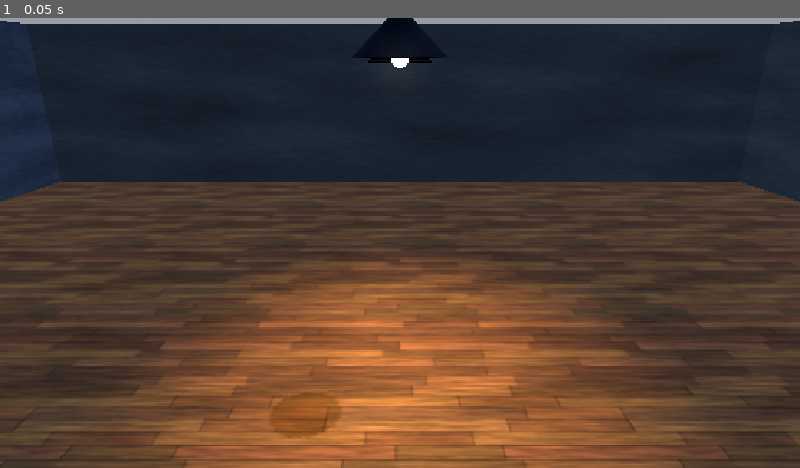
Above: before the commit, frame 1.
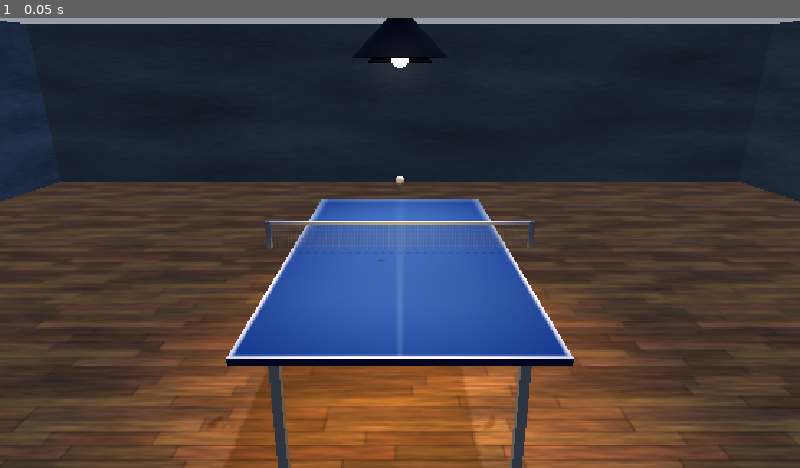
Above: after the commit, the same moment.

Repository: sylvainlap/slapingpong
Game: Godot game, scene res://scenes/main.tscn
Same seed, same stepped clock (60 frames per second), same inputs: the game is played once before the commit and once after it.
Inputs:
- Up to frame 1 (0.05 s): no input

The runs differ from the first frame. In frame 1, 16% of the frame differs, in the area x 26-72%, y 35-100%.

Commit message:
feat(game): add table and ball

Diff:
--- a/scenes/lamp/lamp.tscn
+++ b/scenes/lamp/lamp.tscn
@@ -23,10 +23,12 @@
 [node name="Shade" type="MeshInstance3D" parent="." unique_id=309722845]
 transform = Transform3D(1, 0, 0, 0, 1, 0, 0, 0, 1, 0, 0.1, 0)
 material_override = SubResource("StandardMaterial3D_sugp2")
+cast_shadow = 0
 mesh = SubResource("CylinderMesh_0wfyh")
 
 [node name="Bulb" type="MeshInstance3D" parent="." unique_id=1257445789]
 material_override = SubResource("StandardMaterial3D_104d5")
+cast_shadow = 0
 mesh = SubResource("SphereMesh_kvoag")
 
 [node name="Spot" type="SpotLight3D" parent="." unique_id=690161978]
--- /dev/null
+++ b/scenes/main.gd
@@ -0,0 +1,11 @@
+extends Node3D
+
+
+# Called when the node enters the scene tree for the first time.
+func _ready() -> void:
+	pass # Replace with function body.
+
+
+# Called every frame. 'delta' is the elapsed time since the previous frame.
+func _process(delta: float) -> void:
+	pass
--- a/scenes/main.tscn
+++ b/scenes/main.tscn
@@ -1,8 +1,10 @@
 [gd_scene format=3 uid="uid://c5aeb8v1d0u34"]
 
 [ext_resource type="Texture2D" uid="uid://os6mvojhtlxl" path="res://assets/textures/floor.png" id="1_0wfyh"]
+[ext_resource type="Script" uid="uid://dq74kfpf5npe6" path="res://scenes/main.gd" id="1_tbgi4"]
 [ext_resource type="Texture2D" uid="uid://o42cqub1vxlc" path="res://assets/textures/wall.png" id="2_0wfyh"]
 [ext_resource type="PackedScene" uid="uid://dfvwoi6jtyo4s" path="res://scenes/lamp/lamp.tscn" id="3_sugp2"]
+[ext_resource type="PackedScene" uid="uid://bxv5r4lqf8tyy" path="res://scenes/table/table.tscn" id="4_jyhfs"]
 
 [sub_resource type="ProceduralSkyMaterial" id="ProceduralSkyMaterial_jyhfs"]
 sky_horizon_color = Color(0.66224277, 0.6717428, 0.6867428, 1)
@@ -44,7 +46,15 @@
 size = Vector2(14, 3)
 orientation = 2
 
+[sub_resource type="StandardMaterial3D" id="StandardMaterial3D_qxbf1"]
+albedo_color = Color(0.9607843, 0.9490196, 0.92156863, 1)
+
+[sub_resource type="SphereMesh" id="SphereMesh_ov72x"]
+radius = 0.03
+height = 0.06
+
 [node name="Main" type="Node3D" unique_id=1592676493]
+script = ExtResource("1_tbgi4")
 
 [node name="WorldEnvironment" type="WorldEnvironment" parent="." unique_id=1387784227]
 environment = SubResource("Environment_tefeu")
@@ -86,3 +96,10 @@
 
 [node name="Lamp2" parent="." unique_id=2129690920 instance=ExtResource("3_sugp2")]
 transform = Transform3D(1, 0, 0, 0, 1, 0, 0, 0, 1, 0, 1.25, -0.65)
+
+[node name="Table" parent="." unique_id=1184491034 instance=ExtResource("4_jyhfs")]
+
+[node name="Ball" type="MeshInstance3D" parent="." unique_id=296914072]
+transform = Transform3D(1, 0, 0, 0, 1, 0, 0, 0, 1, 0, 0.5, 0)
+material_override = SubResource("StandardMaterial3D_qxbf1")
+mesh = SubResource("SphereMesh_ov72x")
--- /dev/null
+++ b/scenes/table/table.tscn
@@ -0,0 +1,93 @@
+[gd_scene format=3 uid="uid://bxv5r4lqf8tyy"]
+
+[ext_resource type="Texture2D" uid="uid://dh7gi3wvwx84f" path="res://assets/textures/table.png" id="1_qavd0"]
+[ext_resource type="Texture2D" uid="uid://n2iqbt8lu7u1" path="res://assets/textures/net.png" id="2_ov72x"]
+
+[sub_resource type="StandardMaterial3D" id="StandardMaterial3D_fqe7a"]
+albedo_texture = ExtResource("1_qavd0")
+
+[sub_resource type="PlaneMesh" id="PlaneMesh_fqe7a"]
+size = Vector2(1.5, 2.8)
+
+[sub_resource type="StandardMaterial3D" id="StandardMaterial3D_qavd0"]
+albedo_color = Color(0.039215688, 0.12941177, 0.3019608, 1)
+
+[sub_resource type="BoxMesh" id="BoxMesh_wpgb8"]
+size = Vector3(1.5, 0.03, 2.8)
+
+[sub_resource type="StandardMaterial3D" id="StandardMaterial3D_ov72x"]
+transparency = 1
+albedo_texture = ExtResource("2_ov72x")
+
+[sub_resource type="PlaneMesh" id="PlaneMesh_qavd0"]
+size = Vector2(1.8, 0.2)
+orientation = 2
+
+[sub_resource type="StandardMaterial3D" id="StandardMaterial3D_qxbf1"]
+albedo_color = Color(0.9019608, 0.9019608, 0.9019608, 1)
+
+[sub_resource type="BoxMesh" id="BoxMesh_ov72x"]
+size = Vector3(1.8, 0.02, 0.01)
+
+[sub_resource type="StandardMaterial3D" id="StandardMaterial3D_wpgb8"]
+albedo_color = Color(0.54901963, 0.56078434, 0.6, 1)
+
+[sub_resource type="BoxMesh" id="BoxMesh_qxbf1"]
+size = Vector3(0.03, 0.2, 0.05)
+
+[sub_resource type="StandardMaterial3D" id="StandardMaterial3D_0y6hh"]
+albedo_color = Color(0.54901963, 0.56078434, 0.6, 1)
+
+[sub_resource type="BoxMesh" id="BoxMesh_0y6hh"]
+size = Vector3(0.05, 0.8, 0.05)
+
+[node name="Table" type="Node3D" unique_id=1184491034]
+
+[node name="TableTop" type="MeshInstance3D" parent="." unique_id=78550560]
+transform = Transform3D(1, 0, 0, 0, 1, 0, 0, 0, 1, 0, 0.018, 0)
+material_override = SubResource("StandardMaterial3D_fqe7a")
+mesh = SubResource("PlaneMesh_fqe7a")
+
+[node name="Table" type="MeshInstance3D" parent="." unique_id=221014689]
+material_override = SubResource("StandardMaterial3D_qavd0")
+mesh = SubResource("BoxMesh_wpgb8")
+
+[node name="Net" type="MeshInstance3D" parent="." unique_id=248700579]
+transform = Transform3D(1, 0, 0, 0, 1, 0, 0, 0, 1, 0, 0.12, 0)
+material_override = SubResource("StandardMaterial3D_ov72x")
+mesh = SubResource("PlaneMesh_qavd0")
+
+[node name="NetTop" type="MeshInstance3D" parent="." unique_id=1323308985]
+transform = Transform3D(1, 0, 0, 0, 1, 0, 0, 0, 1, 0, 0.21, 0)
+material_override = SubResource("StandardMaterial3D_qxbf1")
+mesh = SubResource("BoxMesh_ov72x")
+
+[node name="NetClampL" type="MeshInstance3D" parent="." unique_id=1431164169]
+transform = Transform3D(1, 0, 0, 0, 1, 0, 0, 0, 1, -0.9, 0.12, 0)
+material_override = SubResource("StandardMaterial3D_wpgb8")
+mesh = SubResource("BoxMesh_qxbf1")
+
+[node name="NetClampR" type="MeshInstance3D" parent="." unique_id=40059408]
+transform = Transform3D(1, 0, 0, 0, 1, 0, 0, 0, 1, 0.9, 0.12, 0)
+material_override = SubResource("StandardMaterial3D_wpgb8")
+mesh = SubResource("BoxMesh_qxbf1")
+
+[node name="LegBL" type="MeshInstance3D" parent="." unique_id=237560777]
+transform = Transform3D(1, 0, 0, 0, 1, 0, 0, 0, 1, -0.6, -0.4, -1.2)
+material_override = SubResource("StandardMaterial3D_0y6hh")
+mesh = SubResource("BoxMesh_0y6hh")
+
+[node name="LegBR" type="MeshInstance3D" parent="." unique_id=1182996791]
+transform = Transform3D(1, 0, 0, 0, 1, 0, 0, 0, 1, 0.6, -0.4, -1.2)
+material_override = SubResource("StandardMaterial3D_0y6hh")
+mesh = SubResource("BoxMesh_0y6hh")
+
+[node name="LegFL" type="MeshInstance3D" parent="." unique_id=399562874]
+transform = Transform3D(1, 0, 0, 0, 1, 0, 0, 0, 1, -0.6, -0.4, 1.2)
+material_override = SubResource("StandardMaterial3D_0y6hh")
+mesh = SubResource("BoxMesh_0y6hh")
+
+[node name="LegFR" type="MeshInstance3D" parent="." unique_id=1180688534]
+transform = Transform3D(1, 0, 0, 0, 1, 0, 0, 0, 1, 0.6, -0.4, 1.2)
+material_override = SubResource("StandardMaterial3D_0y6hh")
+mesh = SubResource("BoxMesh_0y6hh")
Binary file added: assets/textures/net.png
Not shown, added: assets/textures/net.png.import
Binary file added: assets/textures/table.png
Not shown, added: assets/textures/table.png.import
Not shown, added: scenes/main.gd.uid
